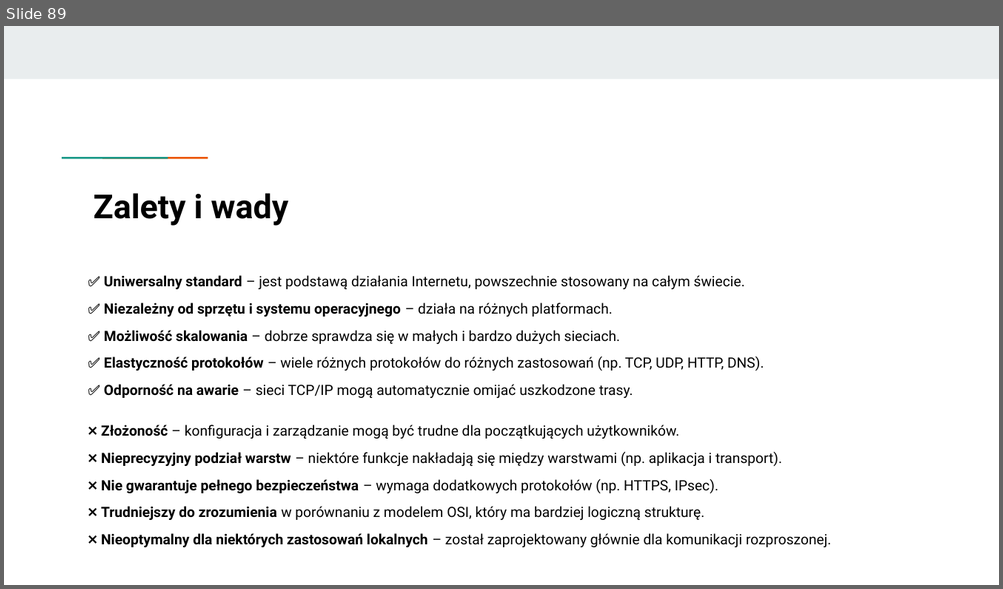
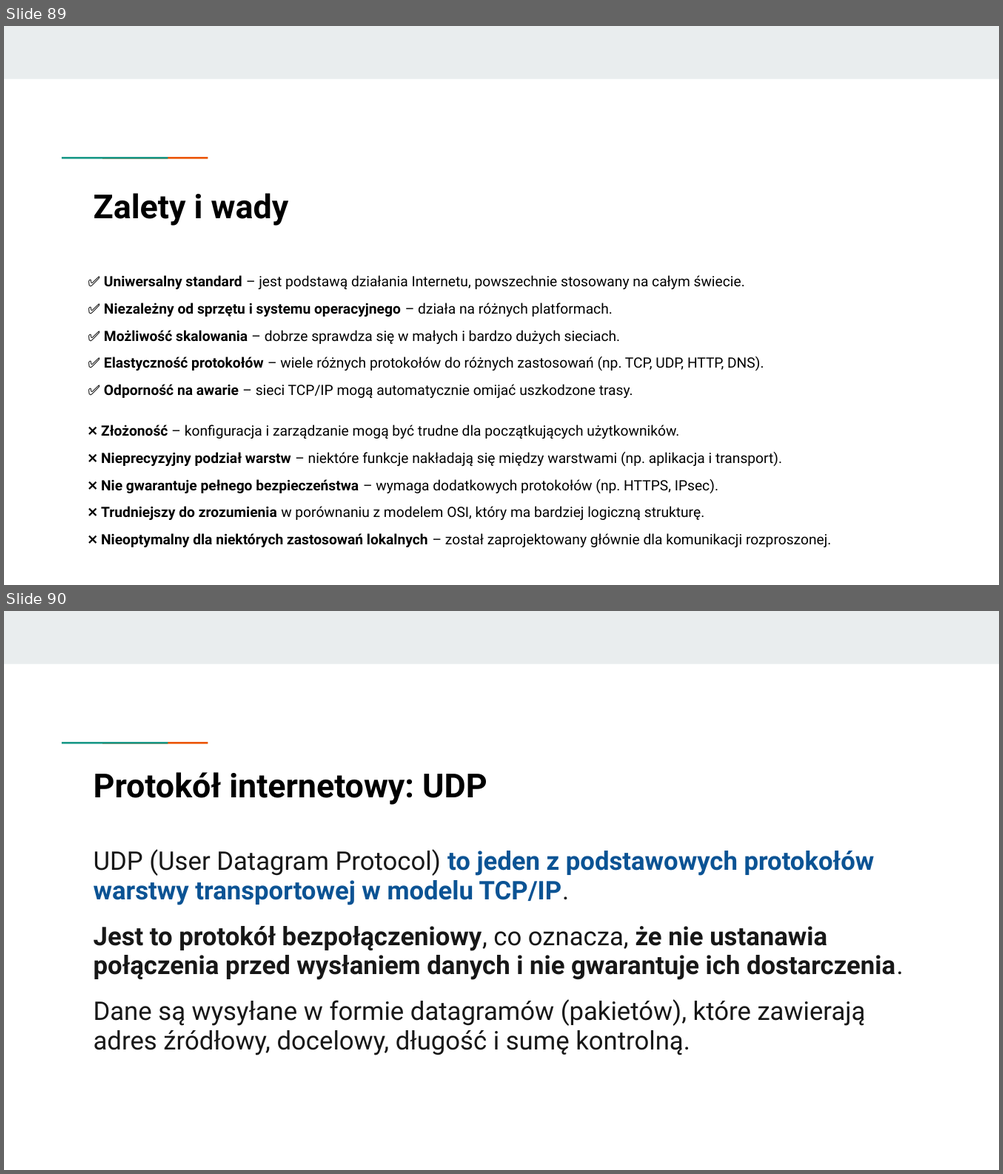
Before and after one commit to KasiaKasia/PRZEDMIOTY, a slide deck: ZASTOSOWANIE_INFORMATYKI/1A-gr_2/Zastosowanie informatyki - 1A gr. 2.pptx. Shown one above the other, each under a label of ours: slide 89 before the commit, slides 89 and 90 after it. The pictures are 1003x589 and 1003x1174 pixels, drawn with LibreOffice and Linux fonts; fonts in the diff are those of the drawing. Boxes give left, top, right and bottom in pixels: in the first picture for what was removed or moved away, otherwise in the second. Text is boxed around its words. In the diff, an @@ line names an element or a change of style, - is before the commit and + after.

```diff
--- a/ZASTOSOWANIE_INFORMATYKI/1A-gr_2/Zastosowanie informatyki - 1A gr. 2.pptx
+++ b/ZASTOSOWANIE_INFORMATYKI/1A-gr_2/Zastosowanie informatyki - 1A gr. 2.pptx
@@ slide 90 added at (x1=4, y1=611, x2=999, y2=1170), background #FFFFFF; not listed: 3 template elements that a slide beside it also shows @@
@@ title added at (x1=94, y1=772, x2=487, y2=805), 24 pt, text #000000, bold @@
+Protokół internetowy: UDP
@@ text added at (x1=94, y1=849, x2=903, y2=1056), 18.6 pt, text #171717, bold @@
+UDP (User Datagram Protocol) to jeden z podstawowych protokołów warstwy transportowej w modelu TCP/IP.
+Jest to protokół bezpołączeniowy, co oznacza, że nie ustanawia połączenia przed wysłaniem danych i nie gwarantuje ich dostarczenia.
+Dane są wysyłane w formie datagramów (pakietów), które zawierają adres źródłowy, docelowy, długość i sumę kontrolną.
```
Also in this commit, not shown: 5 other slides added, 1 other file.
